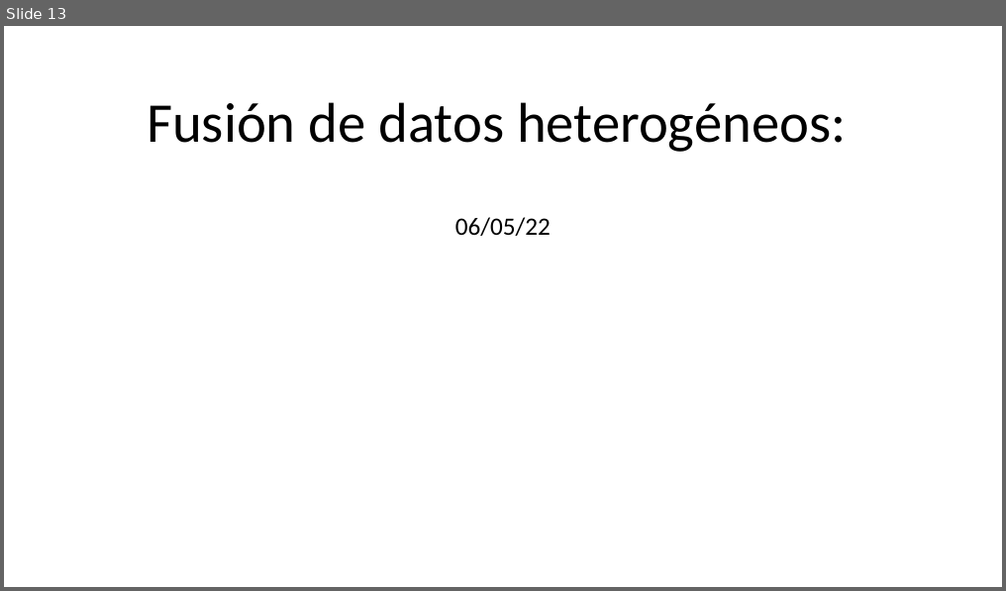
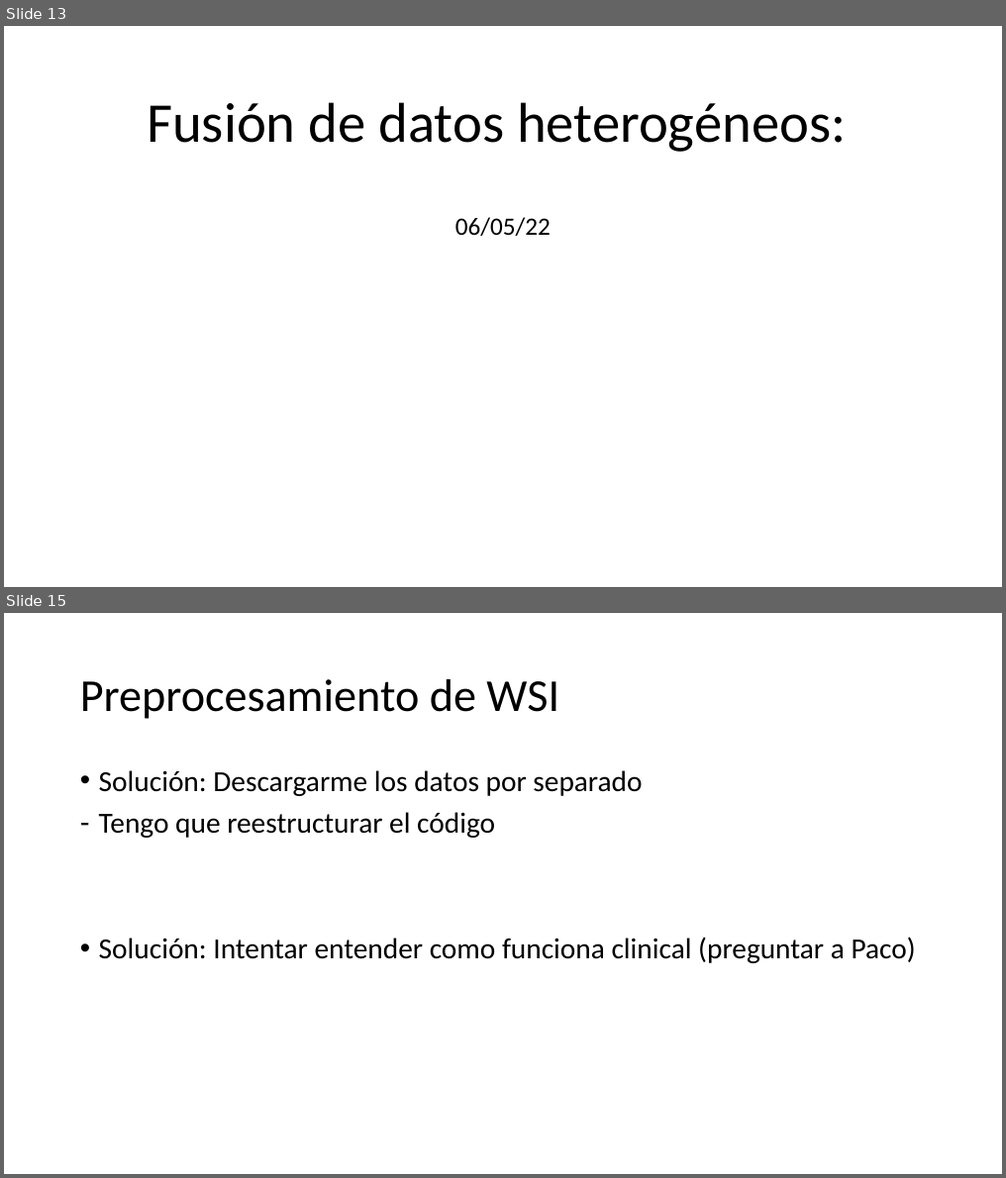
Before and after one commit to alejandroborj/heterogeneous-data, a slide deck: pregunta.pptx. Shown one above the other, each under a label of ours: slide 13 before the commit, slides 13 and 15 after it; the slides between them are not shown. The pictures are 1006x591 and 1006x1178 pixels, drawn with LibreOffice and Linux fonts; fonts in the diff are those of the drawing. Boxes give left, top, right and bottom in pixels: in the first picture for what was removed or moved away, otherwise in the second. Text is boxed around its words. In the diff, an @@ line names an element or a change of style, - is before the commit and + after.

Commit message:
Cambio pregunta.pptx

```diff
--- a/pregunta.pptx
+++ b/pregunta.pptx
@@ slide 15 added at bbox=[4, 613, 1002, 1174], background #FFFFFF @@
@@ title added at bbox=[80, 679, 559, 719], 44 pt, text #000000 @@
+Preprocesamiento de WSI
@@ text added at bbox=[99, 770, 916, 963], 28 pt, text #000000 @@
+• Solución: Descargarme los datos por separado
+– Tengo que reestructurar el código
+• Solución: Intentar entender como funciona clinical (preguntar a Paco)
```
Also in this commit, not shown: 1 slide changed, 1 other slide added.
